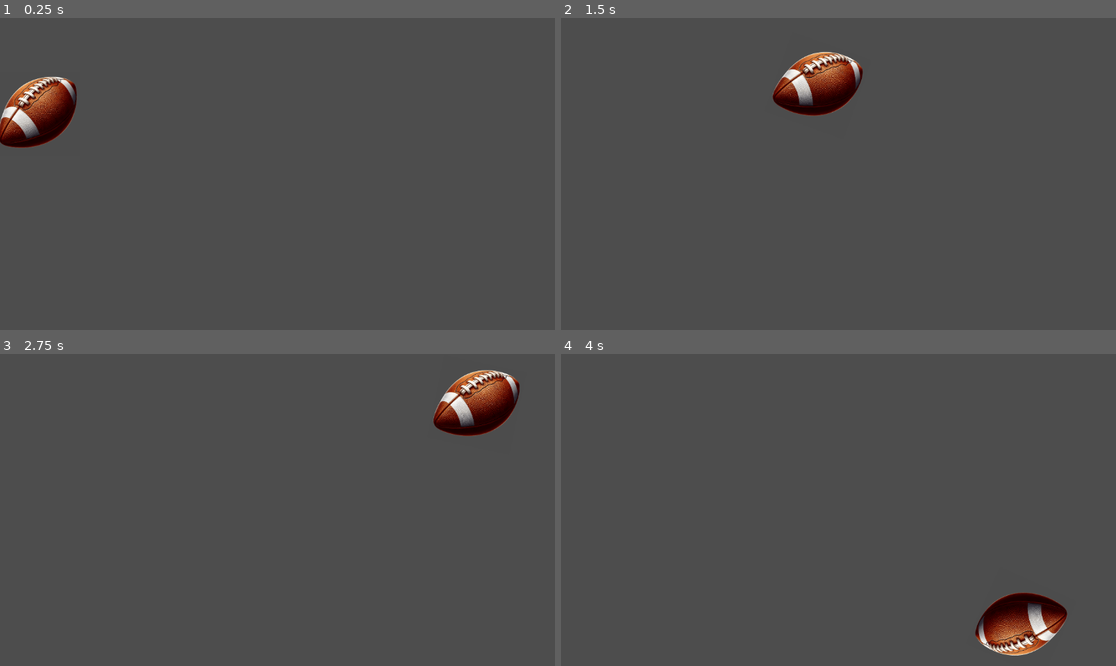
Above: before the commit, frames 1-4 (two rows, left to right).
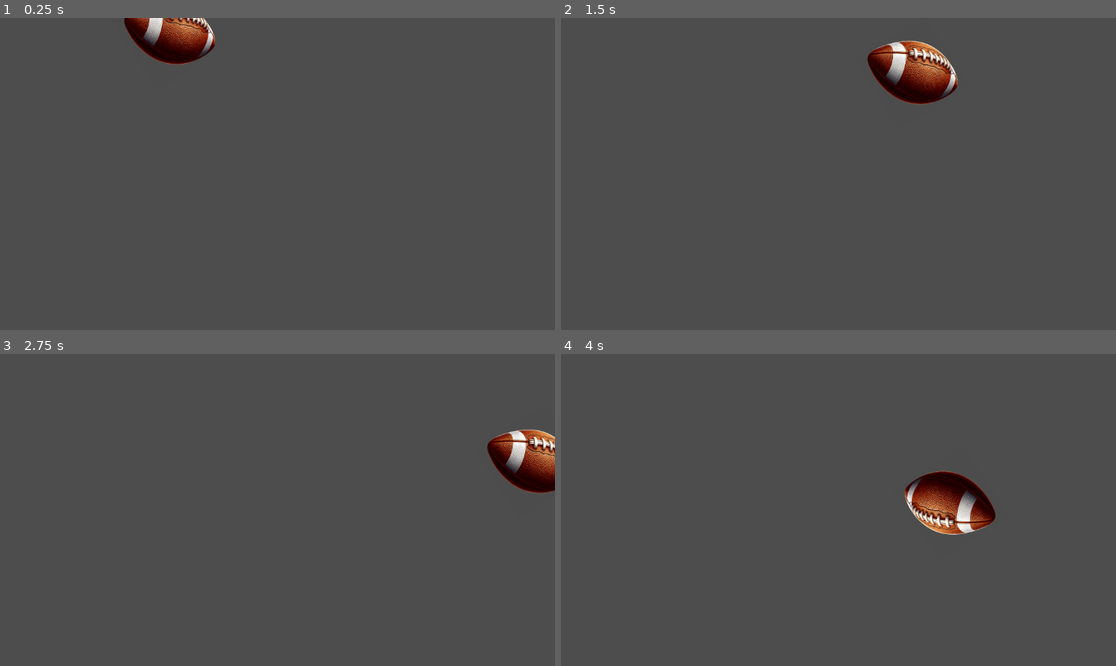
Above: after the commit, the same moments.

Repository: mcdevittb/Week02
Game: Godot game, scene res://game_board.tscn
The game is run twice, just before and just after one commit, with the same random seed, the same clock (stepped at 60 frames per second) and the same inputs.
Inputs:
- Up to frame 1 (0.25 s): no input
- Up to frame 2 (1.5 s): no input
- Up to frame 3 (2.75 s): no input
- Up to frame 4 (4 s): no input

The runs differ from the first frame. In frame 1, 4.3% of the frame differs, in the area x 0-39%, y 0-42%; in frame 2, 4.8%; in frame 3, 4.4%; in frame 4, 4.8%, in the area x 61-92%, y 37-97%.

Commit message:
Adjusted football path

Diff:
--- a/game_board.tscn
+++ b/game_board.tscn
@@ -5,7 +5,7 @@
 
 [sub_resource type="Curve2D" id="Curve2D_xh13x"]
 _data = {
-"points": PackedVector2Array(0, 0, 0, 0, -7, 309, 0, 0, 0, 0, 223, 13, 0, 0, 0, 0, 379, 238, 0, 0, 0, 0, 694, 38, 0, 0, 0, 0, 798, 267, 0, 0, 0, 0, 1065, 42, 0, 0, 0, 0, 1084, 490, 0, 0, 0, 0, 868, 604, 0, 0, 0, 0, 644, 402, 0, 0, 0, 0, 493, 579, 0, 0, 0, 0, 353, 357, 0, 0, 0, 0, 182, 557, 0, 0, 0, 0, -11, 304)
+"points": PackedVector2Array(0, 0, 0, 0, -175, 4, 0, 0, 0, 0, 1128, 70, 0, 0, 0, 0, 3, 48, 0, 0, 0, 0, 1132, 149, 0, 0, 0, 0, 8, 107, 0, 0, 0, 0, 1137, 226, 0, 0, 0, 0, 9, 171, 0, 0, 0, 0, 1137, 333, 0, 0, 0, 0, 0, 252, 0, 0, 0, 0, 1139, 437, 0, 0, 0, 0, -4, 356, 0, 0, 0, 0, 1146, 574, 0, 0, 0, 0, -185, 521)
 }
 point_count = 13
 
@@ -15,8 +15,8 @@
 curve = SubResource("Curve2D_xh13x")
 
 [node name="PathFollow2D" type="PathFollow2D" parent="Path2D" unique_id=1096657598]
-position = Vector2(-7, 309)
-rotation = -0.9102211
+position = Vector2(-175, 4)
+rotation = 0.05060909
 script = ExtResource("1_17g6i")
 
 [node name="Sprite2D" type="Sprite2D" parent="Path2D/PathFollow2D" unique_id=1047946333]
